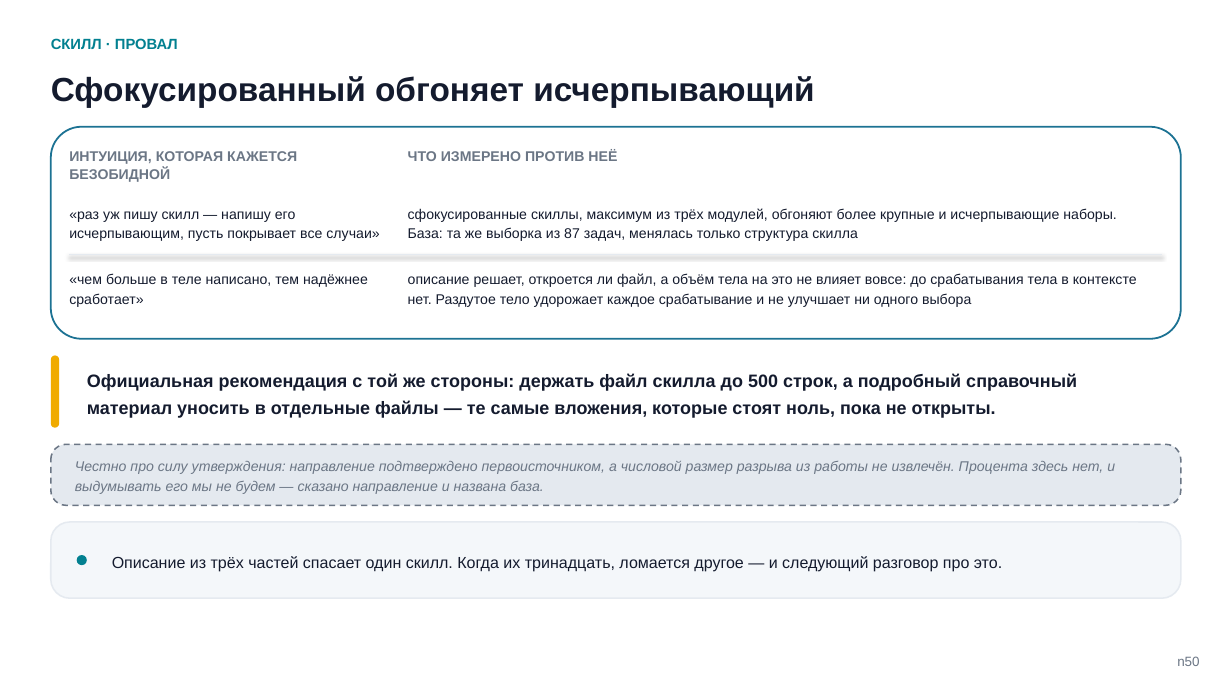
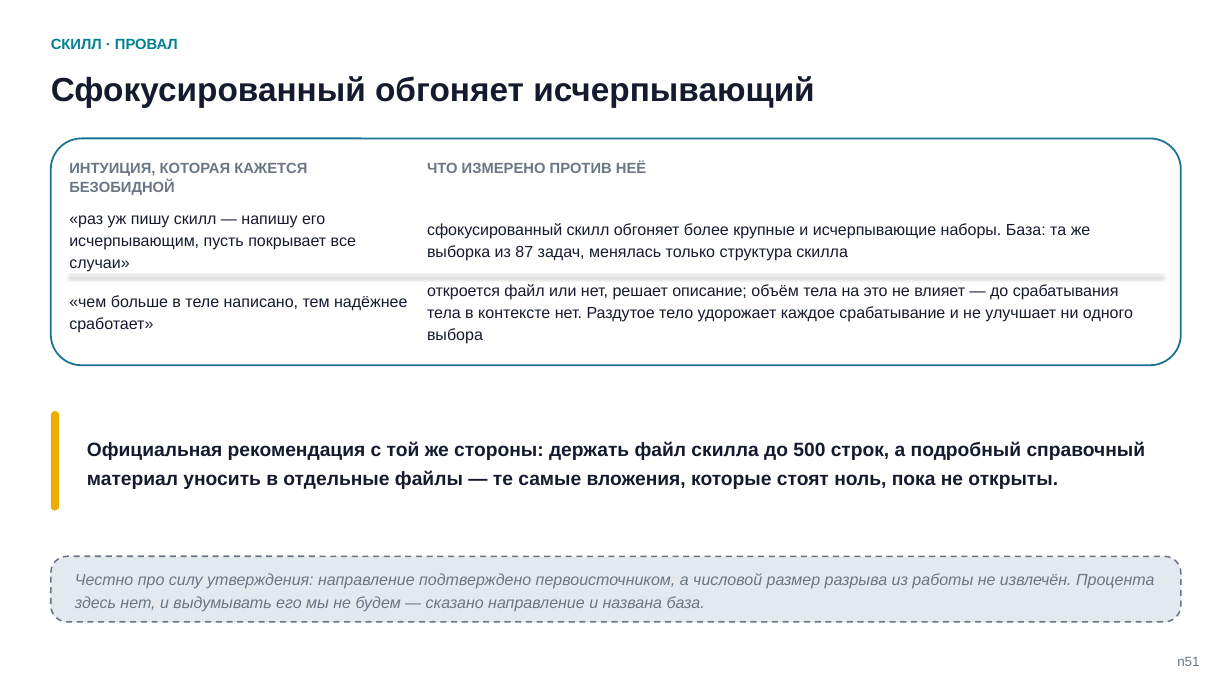
Before and after one commit to tellina-study/AI-usage-lessons, a slide deck: slide 51 of library/seminars/sem-05/rendered/sem-05-n.pptx (slide 50 before the commit). Drawn at 1232x693 pixels with LibreOffice and Linux fonts; fonts in the diff are those of the drawing. Boxes give left, top, right and bottom in pixels: in the first picture for what was removed or moved away, otherwise in the second. Text is boxed around its words. In the diff, an @@ line names an element or a change of style, - is before the commit and + after.

```diff
--- a/library/seminars/sem-05/rendered/sem-05-n.pptx
+++ b/library/seminars/sem-05/rendered/sem-05-n.pptx
@@ rounded rectangle: place and size @@
-rounded rectangle at [51, 127, 1181, 338]
+rounded rectangle at [51, 139, 1181, 365]
@@ rounded rectangle at [51, 139, 1181, 365]: proportions changed @@
@@ text "ИНТУИЦИЯ, КОТОРАЯ КАЖЕТСЯ БЕЗОБИДНОЙ" at [69, 162, 307, 195]: size 11 to 11.5 pt @@
@@ text "ИНТУИЦИЯ, КОТОРАЯ КАЖЕТСЯ БЕЗОБИДНОЙ": place and size @@
-text "ИНТУИЦИЯ, КОТОРАЯ КАЖЕТСЯ БЕЗОБИДНОЙ" at [69, 151, 297, 182]
+text "ИНТУИЦИЯ, КОТОРАЯ КАЖЕТСЯ БЕЗОБИДНОЙ" at [69, 162, 307, 195]
@@ text "ЧТО ИЗМЕРЕНО ПРОТИВ НЕЁ": place and size @@
-text "ЧТО ИЗМЕРЕНО ПРОТИВ НЕЁ" at [408, 149, 617, 161]
+text "ЧТО ИЗМЕРЕНО ПРОТИВ НЕЁ" at [427, 161, 646, 173]
@@ text "ЧТО ИЗМЕРЕНО ПРОТИВ НЕЁ" at [427, 161, 646, 173]: size 11 to 11.5 pt @@
@@ text at [427, 223, 1091, 261]: text changed; size 11 to 12.5 pt @@
-сфокусированные скиллы, максимум из трёх модулей, обгоняют более крупные и исчерпывающие наборы. База: та же выборка из 87 задач, менялась только структура скилла
+сфокусированный скилл обгоняет более крупные и исчерпывающие наборы. База: та же выборка из 87 задач, менялась только структура скилла
@@ text "«чем больше в теле написано, ...": place and size @@
-text "«чем больше в теле написано, ..." at [69, 273, 368, 307]
+text "«чем больше в теле написано, ..." at [69, 295, 407, 333]
@@ line moved from (69, 255) - (1163, 255) to (69, 274) - (1163, 274) @@
@@ text at [427, 284, 1133, 344]: text changed; size 11 to 12.5 pt @@
-описание решает, откроется ли файл, а объём тела на это не влияет вовсе: до срабатывания тела в контексте нет. Раздутое тело удорожает каждое срабатывание и не улучшает ни одного выбора
+откроется файл или нет, решает описание; объём тела на это не влияет — до срабатывания тела в контексте нет. Раздутое тело удорожает каждое срабатывание и не улучшает ни одного выбора
@@ rounded rectangle: place and size @@
-rounded rectangle at [51, 356, 59, 428]
+rounded rectangle at [51, 411, 59, 510]
@@ text "Официальная рекомендация с той же ...": place and size @@
-text "Официальная рекомендация с той же ..." at [87, 374, 1077, 418]
+text "Официальная рекомендация с той же ..." at [87, 442, 1146, 489]
@@ text "Официальная рекомендация с той же ..." at [87, 442, 1146, 489]: size 14 to 15 pt @@
@@ rounded rectangle removed at [51, 522, 1181, 598] @@
@@ rounded rectangle: place and size @@
-rounded rectangle at [51, 445, 1181, 506]
+rounded rectangle at [51, 556, 1181, 622]
@@ rounded rectangle removed at [77, 555, 87, 566] @@
@@ text removed at [112, 556, 1002, 572] @@
-Описание из трёх частей спасает один скилл. Когда их тринадцать, ломается другое — и следующий разговор про это.
@@ size 11 to 12.5 pt in 3 elements at [69, 215, 356, 272], [69, 295, 407, 333], [75, 573, 1154, 611] @@
@@ text "Честно про силу утверждения: направление ...": place and size @@
-text "Честно про силу утверждения: направление ..." at [75, 461, 1115, 494]
+text "Честно про силу утверждения: направление ..." at [75, 573, 1154, 611]
@@ text at [1177, 657, 1199, 666]: text changed @@
-n50
+n51
```
Also in this commit, not shown: 20 other slides changed, 13 slides added, 10 slides removed, 56 other files.
